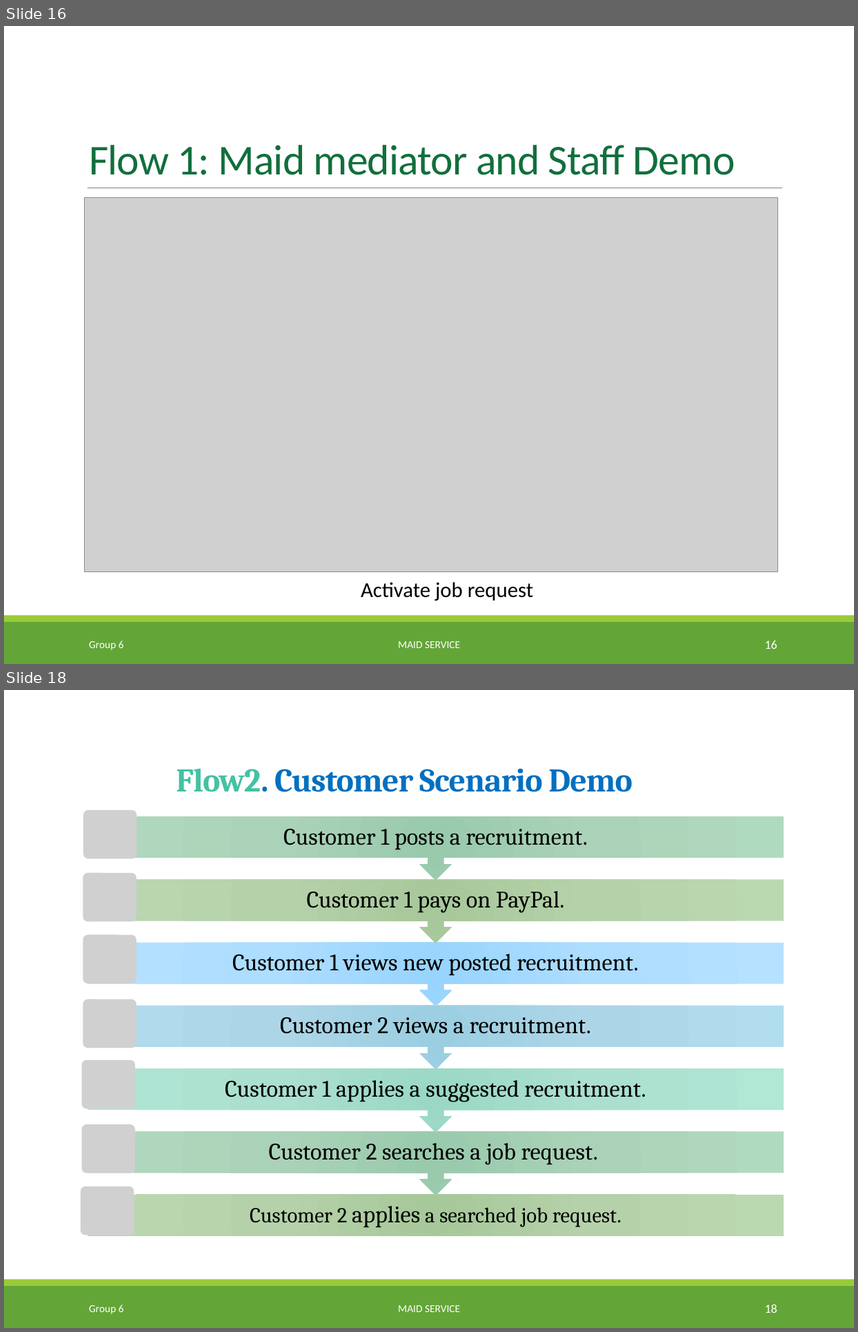
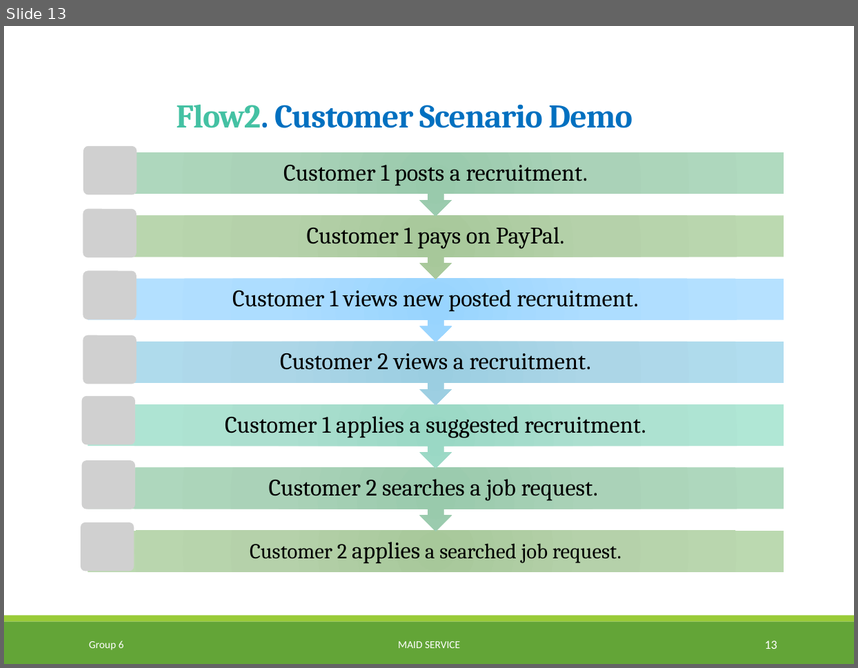
Before and after one commit to TuanBT/ms-website, a slide deck: 06.Personal Archives/04.CongNT/MS_Slide.pptx. Shown one above the other, each under a label of ours: slides 16 and 18 before the commit, slide 13 after it; the slides between them are not shown. The pictures are 858x1332 and 858x668 pixels, drawn with LibreOffice and Linux fonts; fonts in the diff are those of the drawing; grey boxes stand for pictures; background and template pictures are left out. Boxes give left, top, right and bottom in pixels: in the first picture for what was removed or moved away, otherwise in the second. Text is boxed around its words. In the diff, an @@ line names an element or a change of style, - is before the commit and + after.

```diff
--- a/06.Personal Archives/04.CongNT/MS_Slide.pptx
+++ b/06.Personal Archives/04.CongNT/MS_Slide.pptx
@@ slide 16 removed at (4, 26, 854, 664), background picture (left out); not listed: 3 template elements that a slide beside it also shows @@
@@ title removed at (89, 145, 735, 175) @@
-Flow 1: Maid mediator and Staff Demo
@@ picture removed at (84, 198, 777, 572) @@
@@ text removed at (361, 581, 533, 601) @@
-Activate job request
@@ text removed at (89, 640, 124, 650) @@
-Group 6
@@ text removed at (398, 641, 460, 648) @@
-MAID SERVICE
@@ page number removed at (765, 640, 777, 648) @@
-16
@@ what was slide 18 is now slide 13 @@
@@ page number at (765, 640, 777, 648): text changed @@
-18
+13
```
Also in this commit, not shown: 4 slides changed, 1 slide added, 5 other slides removed.
